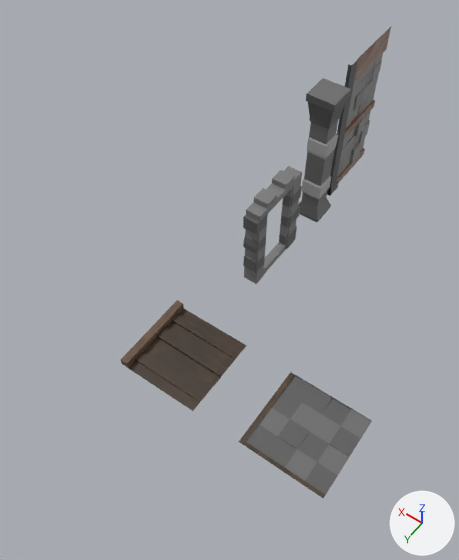
One commit to the Blender file Assets/_Projekt/3D Models/WallTiles/WallTiles.blend: the scene before it, then after it.
The view is the same before and after, from a 50 mm lens placed at (-10.3, 11.0, 24.6), pointed at (-0.8, -2.3, 3.6). The lights are fixed; the arrows at lower right show +X, +Y and +Z.

Before the edit, the objects in view are built like this:
```python
me_plane_003 = bpy.data.meshes.new('Plane.003')
me_plane_003.from_pydata(...)  # 187 vertices, 166 faces; spans x -0.26..0.05, y -2.0..2.1, z 0.0..7.99
me_plane_003.materials.append(mat_material_001)  # picture img_walltiles_wall
me_plane_007 = bpy.data.meshes.new('Plane.007')
me_plane_007.from_pydata(...)  # 80 vertices, 69 faces; spans x -1.0..1.0, y -1.0..1.0, z -0.04..0.0
me_plane_007.materials.append(mat_material_004)  # picture img_walltiles_floor
me_plane_008 = bpy.data.meshes.new('Plane.008')
me_plane_008.from_pydata(...)  # 61 vertices, 46 faces; spans x -2.0..2.0, y -2.0..2.0, z -0.07..0.32
me_plane_008.materials.append(mat_material_003)  # picture img_walltiles_ceiling
ob_ceiling = bpy.data.objects.new('Ceiling', me_plane_008)
ob_ceiling.location = (0.0, 0.0, 0.0)
ob_floor = bpy.data.objects.new('Floor', me_plane_007)
ob_floor.location = (-6.34, 0.0, 0.0)
ob_floor.scale = (2.0, 2.0, 2.0)
ob_wall = bpy.data.objects.new('Wall', me_plane_003)
ob_wall.location = (0.0, -14.64, 0.0)
# also in view: 'Pillar' at (0.0, -11.1, 3.7); 'Portal' at (0.1, -7.2, 2.2)
```
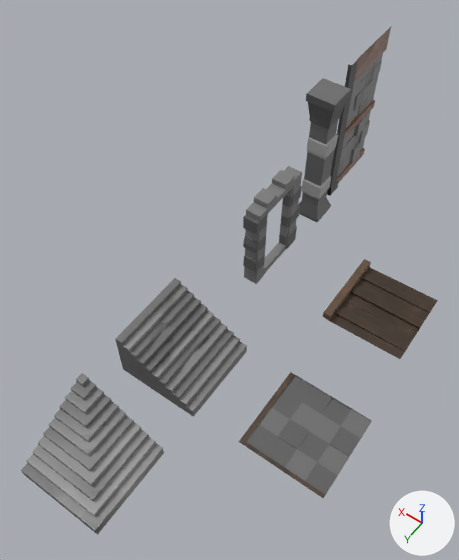
Commit message: Added stairs

Location of each change, [x1, y1, x2, y2] in pixels of the pictures (459 x 560 px):
'Ceiling', moved
    before: [121, 300, 247, 411]
    after: [323, 259, 438, 359]
'StairsCorner', added
    after: [21, 373, 164, 535]
'Stairs', added
    after: [115, 278, 247, 417]

What the commit changed:
Picture 'WallTiles_StairsCorner' (img_walltiles_stairscorner) is new.
Picture 'WallTiles_Stairs' (img_walltiles_stairs) is new.
Material 'Material.006' (mat_material_006) is new.
Its texture is img_walltiles_stairscorner.
Material 'Material.005' (mat_material_005) is new.
Its texture is img_walltiles_stairs.
Mesh me_plane_004 is new.
It has 408 vertices, 391 faces and spans x -2.0..2.0, y -2.0..2.0, z -0.54..2.0.
It uses material mat_material_006 (picture img_walltiles_stairscorner).
Mesh me_plane is new.
It has 382 vertices, 375 faces and spans x -2.0..2.0, y -2.0..2.0, z -0.54..2.0.
It uses material mat_material_005 (picture img_walltiles_stairs).
Object 'Ceiling' (ob_ceiling) moves from (0.0, 0.0, 0.0) to (-5.99, -7.38, 0.0).
Object 'StairsCorner' (ob_stairscorner) is new; it shows me_plane_004.
Its location is (0.0, 6.0, 0.0).
Object 'Stairs' (ob_stairs) is new; it shows me_plane.
Its location is (0.0, 0.0, 0.0).
